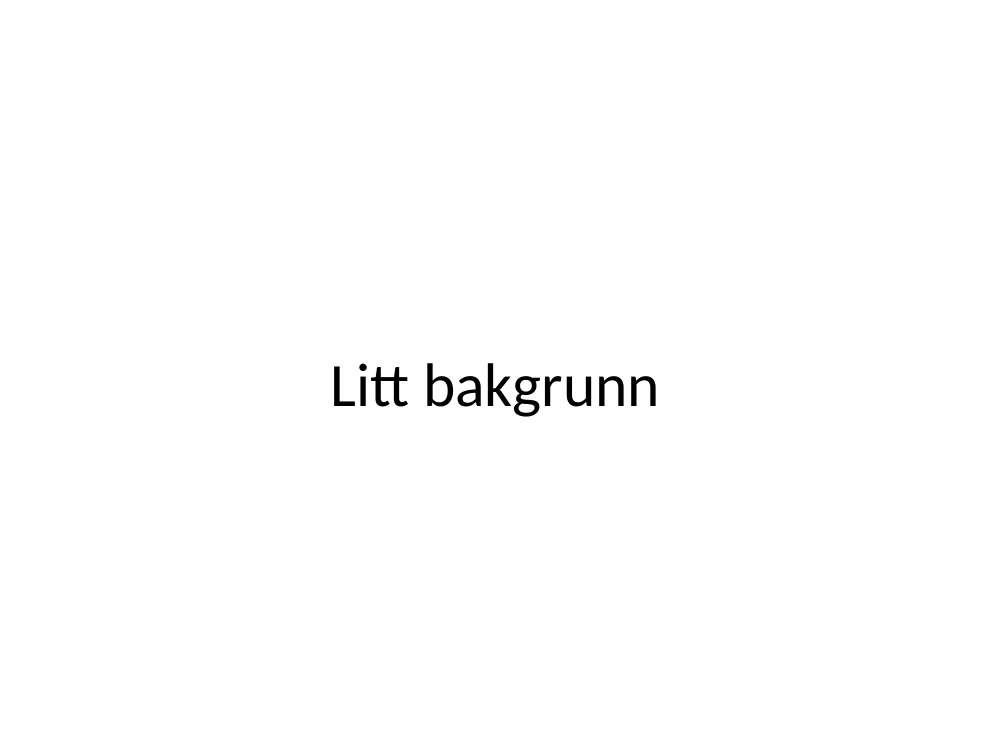
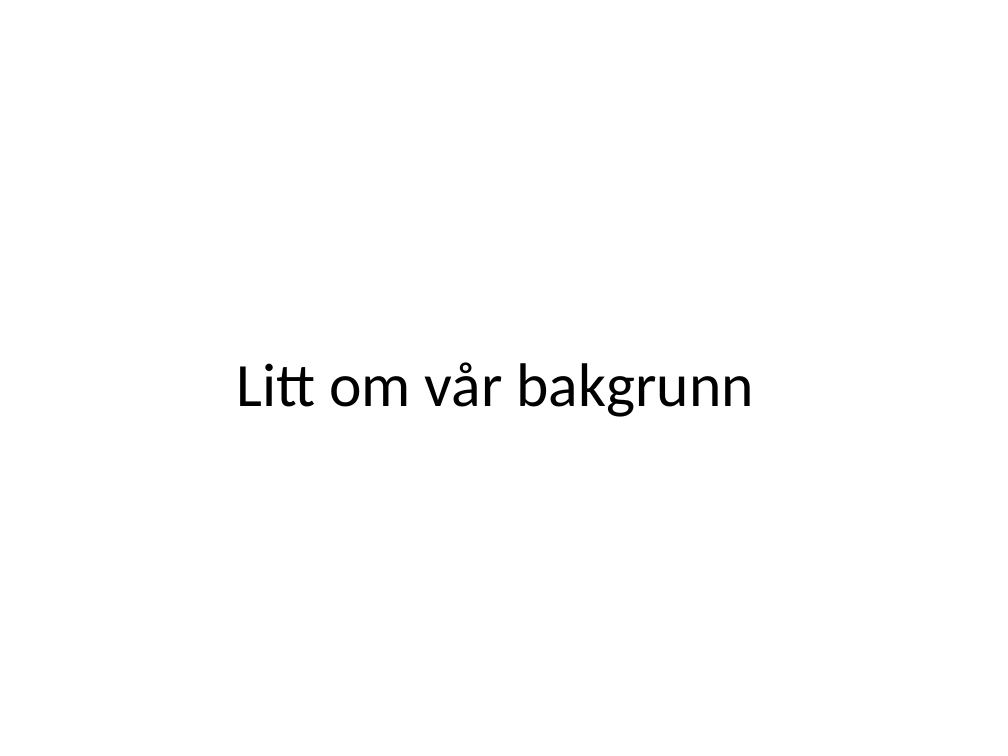
Before and after one commit to runepeter/camel-stuff, a slide deck: slide 3 of camel-spotting.pptx. Drawn at 1008x756 pixels with LibreOffice and Linux fonts; fonts in the diff are those of the drawing. Boxes give left, top, right and bottom in pixels: in the first picture for what was removed or moved away, otherwise in the second. Text is boxed around its words. In the diff, an @@ line names an element or a change of style, - is before the commit and + after.

```diff
--- a/camel-spotting.pptx
+++ b/camel-spotting.pptx
@@ title at box(236, 362, 754, 417): text changed @@
-Litt bakgrunn
+Litt om vår bakgrunn
```
Also in this commit, not shown: 12 other slides changed.
